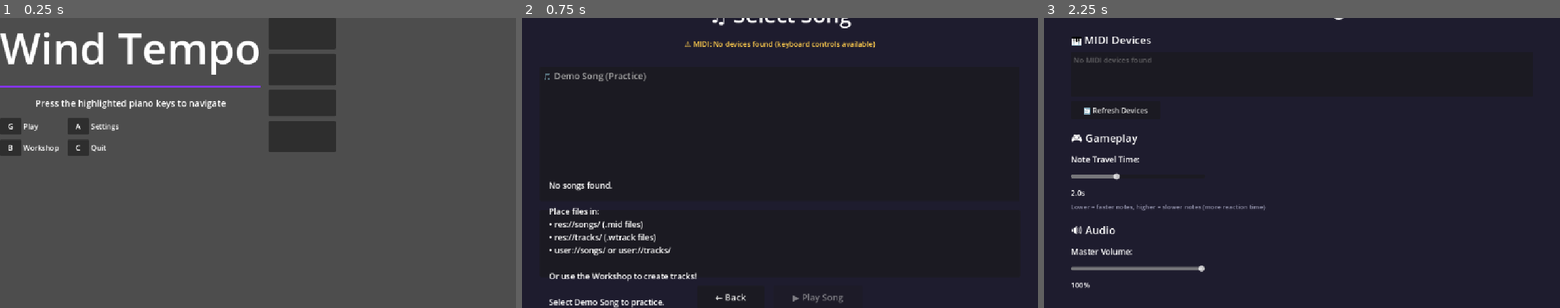
Above: before the commit, frames 1-3 (left to right).
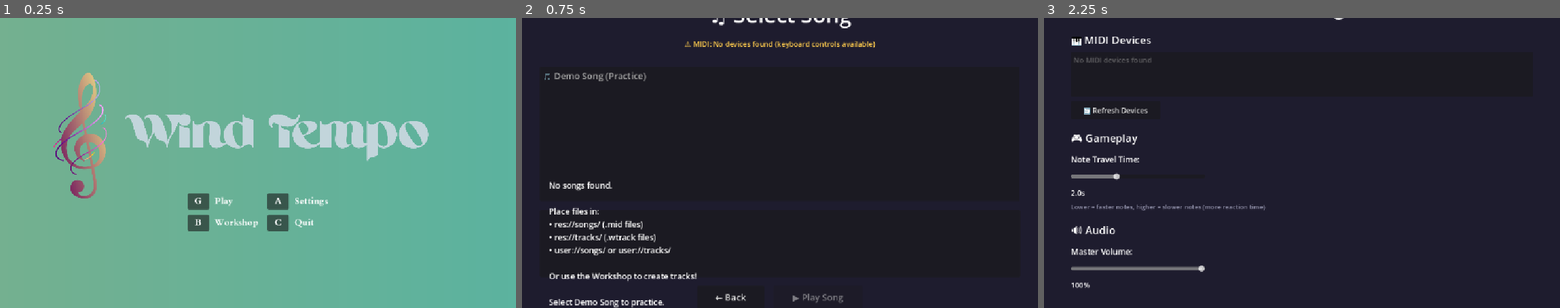
Above: after the commit, the same moments.

Repository: Jae7777/Wind-Tempo
Game: Godot game, scene res://scenes/main_menu.tscn
Same seed, same stepped clock (60 frames per second), same inputs: the game is played once before the commit and once after it.
Inputs (mouse positions are in pixels of both pictures, inside the frame that each line leads up to; where the layout moved, square brackets give the same spot in the first picture):
- Up to frame 1 (0.25 s): no input
- Up to frame 2 (0.75 s): click (718, 200) [826, 32] at 0.5 s
- Up to frame 3 (2.25 s): click "← Back" at 1.25 s; click (1322, 200) [1348, 70] at 2 s

The runs differ from the first frame. In frame 1, 99% of the frame differs, in the area x 0-100%, y 0-100%; in frame 2, nothing differs; in frame 3, nothing differs.

Commit message:
main menu redesign
-font import
-theme file
-corrected button routing in script

Diff:
--- a/wind-tempo/scenes/main_menu.gd
+++ b/wind-tempo/scenes/main_menu.gd
@@ -1,9 +1,9 @@
 extends Control
 
-@onready var key_play: Button      = $LeftPanel/Piano/KeyPlay
-@onready var key_settings: Button  = $LeftPanel/Piano/KeySettings
-@onready var key_workshops: Button = $LeftPanel/Piano/KeyWorkshops
-@onready var key_exit: Button      = $LeftPanel/Piano/KeyExit
+@export var key_play: Button
+@export var key_settings: Button
+@export var key_workshops: Button
+@export var key_exit: Button
 
 func _ready() -> void:
 	key_play.pressed.connect(_on_play)
--- /dev/null
+++ b/wind-tempo/scenes/main_menu.tres
@@ -0,0 +1,19 @@
+[gd_resource type="Theme" load_steps=4 format=3 uid="uid://b87yqogabfaj8"]
+
+[ext_resource type="FontFile" uid="uid://cskb40sb8mf6k" path="res://branding/fonts/XB NiloofarBd.ttf" id="1_pqa3r"]
+[ext_resource type="FontFile" uid="uid://2t1uk67smcwn" path="res://branding/fonts/XB Niloofar.ttf" id="2_1veyd"]
+
+[sub_resource type="StyleBoxFlat" id="StyleBoxFlat_xqbql"]
+bg_color = Color(0, 0, 0, 1)
+corner_radius_top_left = 6
+corner_radius_top_right = 6
+corner_radius_bottom_right = 6
+corner_radius_bottom_left = 6
+
+[resource]
+default_font = ExtResource("2_1veyd")
+HBoxContainer/constants/separation = 12
+Label/colors/font_color = Color(1, 1, 1, 1)
+Label/font_sizes/font_size = 20
+Label/fonts/font = ExtResource("1_pqa3r")
+Panel/styles/panel = SubResource("StyleBoxFlat_xqbql")
--- a/wind-tempo/scenes/main_menu.tscn
+++ b/wind-tempo/scenes/main_menu.tscn
@@ -1,10 +1,16 @@
-[gd_scene load_steps=2 format=3 uid="uid://opg0dixgcxcg"]
+[gd_scene load_steps=6 format=3 uid="uid://opg0dixgcxcg"]
 
 [ext_resource type="Script" uid="uid://dd547ny3cykls" path="res://scenes/main_menu.gd" id="1_l6cm7"]
+[ext_resource type="Texture2D" uid="uid://blpnod6yqv6le" path="res://branding/Wind Tempo Banner Light.png" id="2_bqqt6"]
+[ext_resource type="Theme" uid="uid://b87yqogabfaj8" path="res://scenes/main_menu.tres" id="3_bqqt6"]
 
-[node name="main-menu" type="Node2D"]
+[sub_resource type="Gradient" id="Gradient_wu84c"]
+colors = PackedColorArray(0.45490196, 0.6901961, 0.5647059, 1, 0.36078432, 0.7019608, 0.62352943, 1)
 
-[node name="MainMenu" type="Control" parent="."]
+[sub_resource type="GradientTexture2D" id="GradientTexture2D_8ln24"]
+gradient = SubResource("Gradient_wu84c")
+
+[node name="MainMenu" type="Control" node_paths=PackedStringArray("key_play", "key_settings", "key_workshops", "key_exit")]
 layout_mode = 3
 anchors_preset = 15
 anchor_right = 1.0
@@ -12,216 +18,165 @@
 grow_horizontal = 2
 grow_vertical = 2
 script = ExtResource("1_l6cm7")
+key_play = NodePath("RightContent/Grid/HBoxContainer/PlayButton")
+key_settings = NodePath("RightContent/Grid/HBoxContainer2/SettingsButton")
+key_workshops = NodePath("RightContent/Grid/HBoxContainer3/WorkshopButton")
+key_exit = NodePath("RightContent/Grid/HBoxContainer4/ExitButton")
 
-[node name="BG" type="ColorRect" parent="MainMenu"]
-layout_mode = 1
-color = Color(0.37802696, 9.775355e-05, 0.37802422, 1)
-
-[node name="LeftPanel" type="Control" parent="MainMenu"]
-layout_mode = 1
-anchor_bottom = 1.0
-offset_left = 600.0
-
-[node name="PanelBG" type="ColorRect" parent="MainMenu/LeftPanel"]
+[node name="BG" type="TextureRect" parent="."]
 layout_mode = 1
 anchors_preset = 15
 anchor_right = 1.0
 anchor_bottom = 1.0
 grow_horizontal = 2
 grow_vertical = 2
-color = Color(0.21410304, 0.21410304, 0.21410301, 1)
+texture = SubResource("GradientTexture2D_8ln24")
 
-[node name="Piano" type="VBoxContainer" parent="MainMenu/LeftPanel"]
+[node name="Control" type="Control" parent="."]
+layout_mode = 1
+anchor_top = 0.17438272
+anchor_right = 1.0
+anchor_bottom = 0.537037
+grow_horizontal = 2
+grow_vertical = 2
+metadata/_edit_use_anchors_ = true
+
+[node name="Wind Tempo Logo" type="TextureRect" parent="Control"]
+layout_mode = 1
+anchors_preset = 15
+anchor_right = 1.0
+anchor_bottom = 1.0
+offset_right = 848.0
+offset_bottom = 365.0
+grow_horizontal = 2
+grow_vertical = 2
+scale = Vector2(0.5, 0.5)
+size_flags_horizontal = 4
+texture = ExtResource("2_bqqt6")
+
+[node name="RightContent" type="VBoxContainer" parent="."]
 layout_mode = 1
 anchors_preset = -1
-anchor_left = 0.05
-anchor_top = 0.15
-anchor_right = 0.95
-anchor_bottom = 0.85
-offset_right = 40.0
-offset_bottom = 40.0
-theme_override_constants/separation = 10
+anchor_left = 0.22222222
+anchor_top = 0.3425926
+anchor_right = 0.7777778
+anchor_bottom = 0.9984568
+grow_horizontal = 2
+grow_vertical = 2
+theme_override_constants/separation = 20
+alignment = 1
+metadata/_edit_use_anchors_ = true
 
-[node name="KeyPlay" type="Button" parent="MainMenu/LeftPanel/Piano"]
-custom_minimum_size = Vector2(150, 70)
+[node name="Grid" type="GridContainer" parent="RightContent"]
 layout_mode = 2
-size_flags_vertical = 3
-
-[node name="Icon" type="TextureRect" parent="MainMenu/LeftPanel/Piano/KeyPlay"]
-layout_mode = 1
-anchors_preset = -1
-anchor_left = 1.0
-anchor_top = 0.5
-anchor_right = 1.0
-anchor_bottom = 0.5
-offset_top = -20.0
-offset_right = -24.0
-offset_bottom = 20.0
-
-[node name="KeySettings" type="Button" parent="MainMenu/LeftPanel/Piano"]
-custom_minimum_size = Vector2(150, 70)
-layout_mode = 2
-
-[node name="Icon" type="TextureRect" parent="MainMenu/LeftPanel/Piano/KeySettings"]
-layout_mode = 1
-anchors_preset = -1
-anchor_left = 1.0
-anchor_top = 0.5
-anchor_right = 1.0
-anchor_bottom = 0.5
-offset_top = -20.0
-offset_right = -24.0
-offset_bottom = 20.0
-
-[node name="KeyWorkshops" type="Button" parent="MainMenu/LeftPanel/Piano"]
-custom_minimum_size = Vector2(150, 60)
-layout_mode = 2
-
-[node name="Icon" type="TextureRect" parent="MainMenu/LeftPanel/Piano/KeyWorkshops"]
-layout_mode = 1
-anchors_preset = -1
-anchor_left = 1.0
-anchor_top = 0.5
-anchor_right = 1.0
-anchor_bottom = 0.5
-offset_top = -20.0
-offset_right = -24.0
-offset_bottom = 20.0
-
-[node name="KeyExit" type="Button" parent="MainMenu/LeftPanel/Piano"]
-custom_minimum_size = Vector2(150, 70)
-layout_mode = 2
-
-[node name="Icon" type="TextureRect" parent="MainMenu/LeftPanel/Piano/KeyExit"]
-layout_mode = 1
-anchors_preset = -1
-anchor_left = 1.0
-anchor_top = 0.5
-anchor_right = 1.0
-anchor_bottom = 0.5
-offset_top = -20.0
-offset_right = -24.0
-offset_bottom = 20.0
-
-[node name="RightContent" type="VBoxContainer" parent="MainMenu"]
-layout_mode = 1
-anchors_preset = -1
-anchor_left = 0.34
-anchor_right = 1.0
-anchor_bottom = 1.0
-offset_right = 40.0
-offset_bottom = 40.0
-theme_override_constants/separation = 20
-
-[node name="Wind Tempo" type="Label" parent="MainMenu/RightContent"]
-layout_mode = 2
-theme_override_font_sizes/font_size = 96
-text = "Wind Tempo"
-horizontal_alignment = 1
-
-[node name="Underline" type="ColorRect" parent="MainMenu/RightContent"]
-custom_minimum_size = Vector2(0, 4)
-layout_mode = 2
-color = Color(0.5254902, 0.20392157, 1, 1)
-
-[node name="Hint" type="Label" parent="MainMenu/RightContent"]
-layout_mode = 2
-theme_override_font_sizes/font_size = 20
-text = "Press the highlighted piano keys to navigate"
-horizontal_alignment = 1
-
-[node name="Legend" type="GridContainer" parent="MainMenu/RightContent"]
-layout_mode = 2
+size_flags_horizontal = 4
+size_flags_vertical = 4
 theme_override_constants/h_separation = 20
 theme_override_constants/v_separation = 12
 columns = 2
 
-[node name="HBoxContainer" type="HBoxContainer" parent="MainMenu/RightContent/Legend"]
+[node name="HBoxContainer" type="HBoxContainer" parent="RightContent/Grid"]
 layout_mode = 2
+theme = ExtResource("3_bqqt6")
 
-[node name="KeyBadge" type="Panel" parent="MainMenu/RightContent/Legend/HBoxContainer"]
+[node name="PlayButton" type="Button" parent="RightContent/Grid/HBoxContainer"]
 custom_minimum_size = Vector2(48, 36)
 layout_mode = 2
+theme = ExtResource("3_bqqt6")
 
-[node name="Label" type="Label" parent="MainMenu/RightContent/Legend/HBoxContainer/KeyBadge"]
+[node name="Label" type="Label" parent="RightContent/Grid/HBoxContainer/PlayButton"]
 layout_mode = 1
 anchors_preset = 15
 anchor_right = 1.0
 anchor_bottom = 1.0
 grow_horizontal = 2
 grow_vertical = 2
+theme = ExtResource("3_bqqt6")
 text = "G"
 horizontal_alignment = 1
 vertical_alignment = 1
 
-[node name="Label" type="Label" parent="MainMenu/RightContent/Legend/HBoxContainer"]
+[node name="Label" type="Label" parent="RightContent/Grid/HBoxContainer"]
 layout_mode = 2
+theme = ExtResource("3_bqqt6")
 text = "Play"
 vertical_alignment = 1
 
-[node name="HBoxContainer2" type="HBoxContainer" parent="MainMenu/RightContent/Legend"]
+[node name="HBoxContainer2" type="HBoxContainer" parent="RightContent/Grid"]
 layout_mode = 2
+theme = ExtResource("3_bqqt6")
 
-[node name="KeyBadge" type="Panel" parent="MainMenu/RightContent/Legend/HBoxContainer2"]
+[node name="SettingsButton" type="Button" parent="RightContent/Grid/HBoxContainer2"]
 custom_minimum_size = Vector2(48, 36)
 layout_mode = 2
+theme = ExtResource("3_bqqt6")
 
-[node name="Label" type="Label" parent="MainMenu/RightContent/Legend/HBoxContainer2/KeyBadge"]
+[node name="Label" type="Label" parent="RightContent/Grid/HBoxContainer2/SettingsButton"]
 layout_mode = 1
 anchors_preset = 15
 anchor_right = 1.0
 anchor_bottom = 1.0
 grow_horizontal = 2
 grow_vertical = 2
+theme = ExtResource("3_bqqt6")
 text = "A"
 horizontal_alignment = 1
 vertical_alignment = 1
 
-[node name="Label" type="Label" parent="MainMenu/RightContent/Legend/HBoxContainer2"]
+[node name="Label" type="Label" parent="RightContent/Grid/HBoxContainer2"]
 layout_mode = 2
+theme = ExtResource("3_bqqt6")
 text = "Settings"
 vertical_alignment = 1
 
-[node name="HBoxContainer3" type="HBoxContainer" parent="MainMenu/RightContent/Legend"]
+[node name="HBoxContainer3" type="HBoxContainer" parent="RightContent/Grid"]
 layout_mode = 2
+theme = ExtResource("3_bqqt6")
 
-[node name="KeyBadge" type="Panel" parent="MainMenu/RightContent/Legend/HBoxContainer3"]
+[node name="WorkshopButton" type="Button" parent="RightContent/Grid/HBoxContainer3"]
 custom_minimum_size = Vector2(48, 36)
 layout_mode = 2
+theme = ExtResource("3_bqqt6")
 
-[node name="Label" type="Label" parent="MainMenu/RightContent/Legend/HBoxContainer3/KeyBadge"]
+[node name="Label" type="Label" parent="RightContent/Grid/HBoxContainer3/WorkshopButton"]
 layout_mode = 1
 anchors_preset = 15
 anchor_right = 1.0
 anchor_bottom = 1.0
 grow_horizontal = 2
 grow_vertical = 2
+theme = ExtResource("3_bqqt6")
 text = "B"
 horizontal_alignment = 1
 vertical_alignment = 1
 
-[node name="Label" type="Label" parent="MainMenu/RightContent/Legend/HBoxContainer3"]
+[node name="Label" type="Label" parent="RightContent/Grid/HBoxContainer3"]
 layout_mode = 2
+theme = ExtResource("3_bqqt6")
 text = "Workshop"
 
-[node name="HBoxContainer4" type="HBoxContainer" parent="MainMenu/RightContent/Legend"]
+[node name="HBoxContainer4" type="HBoxContainer" parent="RightContent/Grid"]
 layout_mode = 2
+theme = ExtResource("3_bqqt6")
 
-[node name="Panel" type="Panel" parent="MainMenu/RightContent/Legend/HBoxContainer4"]
+[node name="ExitButton" type="Button" parent="RightContent/Grid/HBoxContainer4"]
 custom_minimum_size = Vector2(48, 36)
 layout_mode = 2
+theme = ExtResource("3_bqqt6")
 
-[node name="Label" type="Label" parent="MainMenu/RightContent/Legend/HBoxContainer4/Panel"]
+[node name="Label" type="Label" parent="RightContent/Grid/HBoxContainer4/ExitButton"]
 layout_mode = 1
 anchors_preset = 15
 anchor_right = 1.0
 anchor_bottom = 1.0
 grow_horizontal = 2
 grow_vertical = 2
+theme = ExtResource("3_bqqt6")
 text = "C"
 horizontal_alignment = 1
 vertical_alignment = 1
 
-[node name="Label" type="Label" parent="MainMenu/RightContent/Legend/HBoxContainer4"]
+[node name="Label" type="Label" parent="RightContent/Grid/HBoxContainer4"]
 layout_mode = 2
+theme = ExtResource("3_bqqt6")
 text = "Quit "
Binary file added: wind-tempo/branding/fonts/XB Niloofar.ttf
Not shown, added: wind-tempo/branding/fonts/XB Niloofar.ttf.import
Binary file added: wind-tempo/branding/fonts/XB NiloofarBd.ttf
Not shown, added: wind-tempo/branding/fonts/XB NiloofarBd.ttf.import
Binary file added: wind-tempo/branding/fonts/XB NiloofarBdIt.ttf
Not shown, added: wind-tempo/branding/fonts/XB NiloofarBdIt.ttf.import
Binary file added: wind-tempo/branding/fonts/XB NiloofarIt.ttf
Not shown, added: wind-tempo/branding/fonts/XB NiloofarIt.ttf.import
